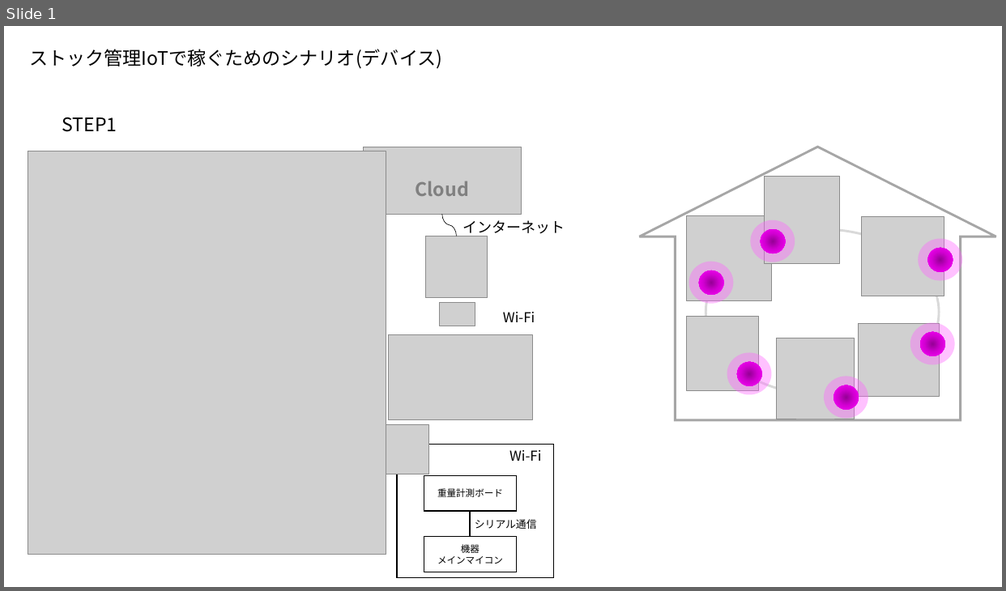
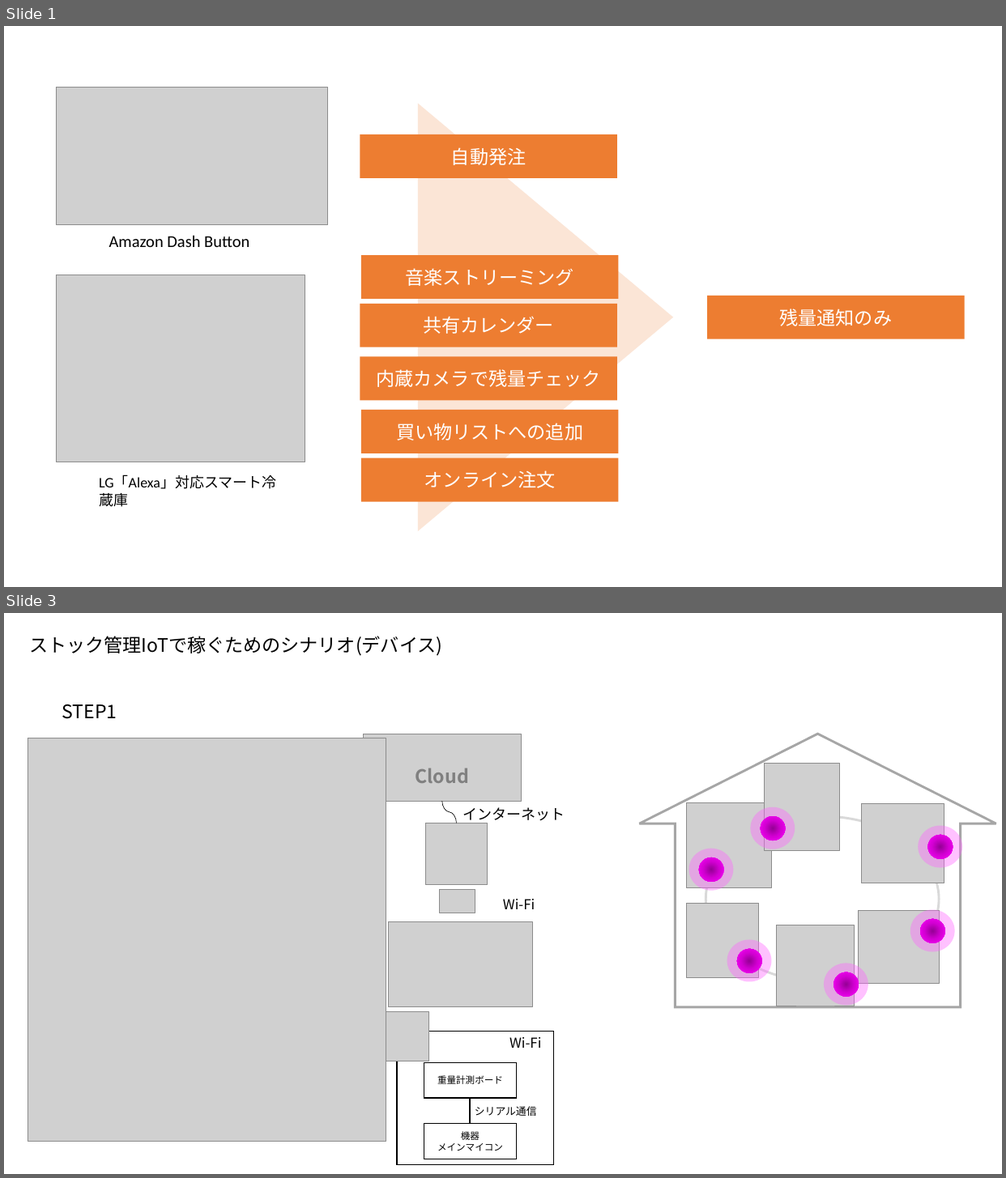
Before and after one commit to GS05-43-MatsumuraYu/kadai, a slide deck: ビジネスモデル.pptx. Shown one above the other, each under a label of ours: slide 1 before the commit, slides 1 and 3 after it; the slides between them are not shown. The pictures are 1006x591 and 1006x1178 pixels, drawn with LibreOffice and Linux fonts; fonts in the diff are those of the drawing; grey boxes stand for pictures. Boxes give left, top, right and bottom in pixels: in the first picture for what was removed or moved away, otherwise in the second. Text is boxed around its words. In the diff, an @@ line names an element or a change of style, - is before the commit and + after.

```diff
--- a/ビジネスモデル.pptx
+++ b/ビジネスモデル.pptx
@@ slide 1 added at (x1=4, y1=26, x2=1002, y2=587), background #FFFFFF @@
@@ picture added at (x1=57, y1=88, x2=328, y2=225) @@
@@ triangle added at (x1=418, y1=104, x2=673, y2=531), fill #FBE5D6 @@
@@ rectangle added at (x1=360, y1=135, x2=618, y2=178), fill #ED7D31, 18 pt, text #FFFFFF @@
+自動発注
@@ text added at (x1=109, y1=235, x2=249, y2=247), 16 pt, text #000000 @@
+Amazon Dash Button
@@ rectangle added at (x1=361, y1=255, x2=619, y2=298), fill #ED7D31, 18 pt, text #FFFFFF @@
+音楽ストリーミング
@@ picture added at (x1=57, y1=275, x2=305, y2=463) @@
@@ rectangle added at (x1=360, y1=304, x2=618, y2=347), fill #ED7D31, 18 pt, text #FFFFFF @@
+共有カレンダー
@@ rectangle added at (x1=707, y1=296, x2=965, y2=339), fill #ED7D31, 18 pt, text #FFFFFF @@
+残量通知のみ
@@ rectangle added at (x1=360, y1=357, x2=618, y2=400), fill #ED7D31, 18 pt, text #FFFFFF @@
+内蔵カメラで残量チェック
@@ rectangle added at (x1=361, y1=410, x2=619, y2=454), fill #ED7D31, 18 pt, text #FFFFFF @@
+買い物リストへの追加
@@ rectangle added at (x1=361, y1=459, x2=619, y2=502), fill #ED7D31, 18 pt, text #FFFFFF @@
+オンライン注文
@@ text added at (x1=99, y1=476, x2=276, y2=507), 14 pt, text #000000 @@
+LG「Alexa」対応スマート冷蔵庫
@@ what was slide 1 is now slide 3 @@
```
Also in this commit, not shown: 1 other slide added, 1 slide removed.
